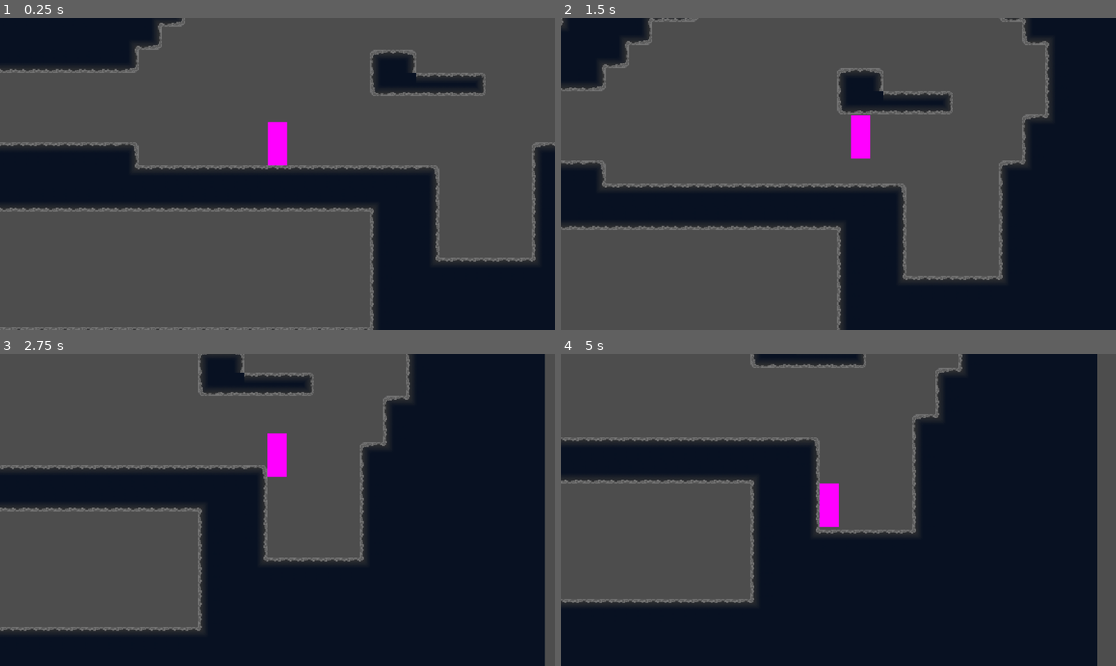
Above: before the commit, frames 1-4 (two rows, left to right).
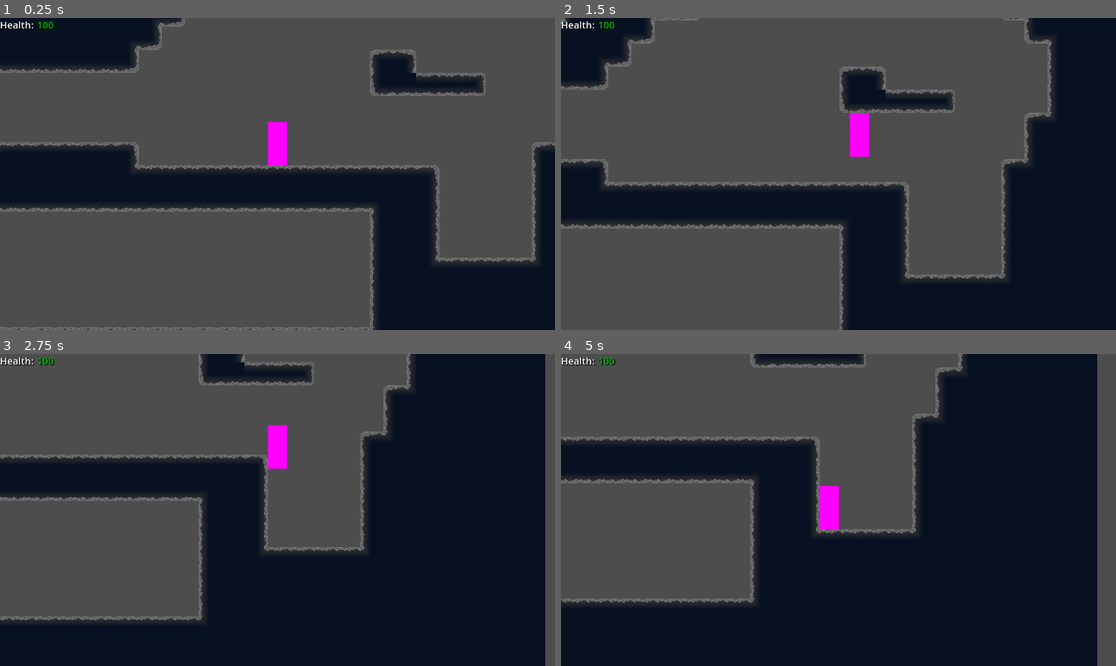
Above: after the commit, the same moments.

Repository: thebrightspark/PirateJam16-Game
Game: Godot game, scene res://Levels/main_test.tscn
Two runs of this game, one before a commit and one after it. Both use one fixed random seed, a clock stepped at 60 frames per second and the inputs below.
Inputs:
- Up to frame 1 (0.25 s): no input
- Up to frame 2 (1.5 s): hold Space (Jump) 0.53-1.28 s; hold D (Right) from 0.53 s (still down); tap Space (Jump) at 1.35 s
- Up to frame 3 (2.75 s): tap Space (Jump) at 1.52, 1.82 s; release D (Right) at 2.03 s; hold A (Left) from 2.03 s (still down); hold Space (Jump) from 2.03 s (still down)
- Up to frame 4 (5 s): release A (Left) at 2.78 s; release Space (Jump) at 2.78 s; hold D (Right) 2.78-4.28 s; tap Space (Jump) at 2.85, 3.02, 3.32, 4.35, 4.52, 4.82 s; hold Space (Jump) 3.53-4.28 s; hold A (Left) from 4.28 s (still down)

The runs differ from the first frame. In frame 1, 0.1% of the frame differs, in the area x 0-10%, y 1-4%; in frame 2, 3.4%; in frame 3, 9.1%, in the area x 0-99%, y 0-100%; in frame 4, 0.7%.

Commit message:
Fix player collision weirdness and added health overlay

Diff:
--- a/Levels/main_test.tscn
+++ b/Levels/main_test.tscn
@@ -1,118 +1,114 @@
-[gd_scene load_steps=41 format=4 uid="uid://duc4g66hghsk4"]
+[gd_scene load_steps=40 format=4 uid="uid://duc4g66hghsk4"]
 
 [ext_resource type="Script" path="res://TilemapCollisionBaker.gd" id="1_05fr6"]
 [ext_resource type="TileSet" uid="uid://un2ciuhxt1p4" path="res://Assets/TileMap/LevelTileSet_01.tres" id="1_ra72m"]
-[ext_resource type="Script" path="res://Levels/player_controller.gd" id="2_4evqx"]
-
-[sub_resource type="RectangleShape2D" id="RectangleShape2D_cwekr"]
+[ext_resource type="PackedScene" uid="uid://b2f3nfgx1dfb8" path="res://player.tscn" id="3_c0c7p"]
+[ext_resource type="PackedScene" uid="uid://b3rfpyeibw7w2" path="res://Overlay/overlay.tscn" id="4_kbfsw"]
+
+[sub_resource type="RectangleShape2D" id="RectangleShape2D_12780"]
 size = Vector2(120, 192)
 
-[sub_resource type="RectangleShape2D" id="RectangleShape2D_cdhdk"]
+[sub_resource type="RectangleShape2D" id="RectangleShape2D_48q17"]
 size = Vector2(144, 24)
 
-[sub_resource type="RectangleShape2D" id="RectangleShape2D_l1f3t"]
+[sub_resource type="RectangleShape2D" id="RectangleShape2D_fs4nr"]
 size = Vector2(168, 96)
 
-[sub_resource type="RectangleShape2D" id="RectangleShape2D_eb0oh"]
+[sub_resource type="RectangleShape2D" id="RectangleShape2D_1ea3q"]
 size = Vector2(168, 48)
 
-[sub_resource type="RectangleShape2D" id="RectangleShape2D_wkcu5"]
+[sub_resource type="RectangleShape2D" id="RectangleShape2D_ctf7f"]
 size = Vector2(192, 24)
 
-[sub_resource type="RectangleShape2D" id="RectangleShape2D_ijm2w"]
+[sub_resource type="RectangleShape2D" id="RectangleShape2D_qqqrr"]
 size = Vector2(216, 72)
 
-[sub_resource type="RectangleShape2D" id="RectangleShape2D_mbqb4"]
+[sub_resource type="RectangleShape2D" id="RectangleShape2D_8255d"]
 size = Vector2(360, 24)
 
-[sub_resource type="RectangleShape2D" id="RectangleShape2D_54453"]
+[sub_resource type="RectangleShape2D" id="RectangleShape2D_js5bj"]
 size = Vector2(408, 24)
 
-[sub_resource type="RectangleShape2D" id="RectangleShape2D_5a13s"]
+[sub_resource type="RectangleShape2D" id="RectangleShape2D_h7ihk"]
 size = Vector2(456, 24)
 
-[sub_resource type="RectangleShape2D" id="RectangleShape2D_bkjk3"]
+[sub_resource type="RectangleShape2D" id="RectangleShape2D_8vb0i"]
 size = Vector2(480, 24)
 
-[sub_resource type="RectangleShape2D" id="RectangleShape2D_3u450"]
+[sub_resource type="RectangleShape2D" id="RectangleShape2D_sa4nt"]
 size = Vector2(504, 24)
 
-[sub_resource type="RectangleShape2D" id="RectangleShape2D_nm1eh"]
+[sub_resource type="RectangleShape2D" id="RectangleShape2D_vcqnm"]
 size = Vector2(552, 24)
 
-[sub_resource type="RectangleShape2D" id="RectangleShape2D_cgoh5"]
+[sub_resource type="RectangleShape2D" id="RectangleShape2D_6r2qh"]
 size = Vector2(312, 24)
 
-[sub_resource type="RectangleShape2D" id="RectangleShape2D_cqb87"]
+[sub_resource type="RectangleShape2D" id="RectangleShape2D_liy1e"]
 size = Vector2(624, 48)
 
-[sub_resource type="RectangleShape2D" id="RectangleShape2D_i0yb4"]
+[sub_resource type="RectangleShape2D" id="RectangleShape2D_topfj"]
 size = Vector2(144, 24)
 
-[sub_resource type="RectangleShape2D" id="RectangleShape2D_6lhsn"]
+[sub_resource type="RectangleShape2D" id="RectangleShape2D_e22ax"]
 size = Vector2(216, 48)
 
-[sub_resource type="RectangleShape2D" id="RectangleShape2D_ncn4m"]
+[sub_resource type="RectangleShape2D" id="RectangleShape2D_4thaf"]
 size = Vector2(1056, 120)
 
-[sub_resource type="RectangleShape2D" id="RectangleShape2D_vaqs4"]
+[sub_resource type="RectangleShape2D" id="RectangleShape2D_os65a"]
 size = Vector2(192, 24)
 
-[sub_resource type="RectangleShape2D" id="RectangleShape2D_wyryl"]
+[sub_resource type="RectangleShape2D" id="RectangleShape2D_80fjq"]
 size = Vector2(1056, 120)
 
-[sub_resource type="RectangleShape2D" id="RectangleShape2D_27st6"]
+[sub_resource type="RectangleShape2D" id="RectangleShape2D_7m5i6"]
 size = Vector2(168, 24)
 
-[sub_resource type="RectangleShape2D" id="RectangleShape2D_c73tf"]
+[sub_resource type="RectangleShape2D" id="RectangleShape2D_fbvgk"]
 size = Vector2(48, 24)
 
-[sub_resource type="RectangleShape2D" id="RectangleShape2D_1tnbh"]
+[sub_resource type="RectangleShape2D" id="RectangleShape2D_2twxx"]
 size = Vector2(72, 48)
 
-[sub_resource type="RectangleShape2D" id="RectangleShape2D_daksf"]
+[sub_resource type="RectangleShape2D" id="RectangleShape2D_8sl3d"]
 size = Vector2(120, 24)
 
-[sub_resource type="RectangleShape2D" id="RectangleShape2D_eggov"]
+[sub_resource type="RectangleShape2D" id="RectangleShape2D_pwl3k"]
 size = Vector2(120, 24)
 
-[sub_resource type="RectangleShape2D" id="RectangleShape2D_mhi5u"]
+[sub_resource type="RectangleShape2D" id="RectangleShape2D_i66nj"]
 size = Vector2(360, 24)
 
-[sub_resource type="RectangleShape2D" id="RectangleShape2D_nx402"]
+[sub_resource type="RectangleShape2D" id="RectangleShape2D_o7dqs"]
 size = Vector2(360, 24)
 
-[sub_resource type="RectangleShape2D" id="RectangleShape2D_g3o13"]
+[sub_resource type="RectangleShape2D" id="RectangleShape2D_a5wcc"]
 size = Vector2(360, 72)
 
-[sub_resource type="RectangleShape2D" id="RectangleShape2D_b34y8"]
+[sub_resource type="RectangleShape2D" id="RectangleShape2D_2t1yk"]
 size = Vector2(312, 24)
 
-[sub_resource type="RectangleShape2D" id="RectangleShape2D_4ugl7"]
+[sub_resource type="RectangleShape2D" id="RectangleShape2D_isjfl"]
 size = Vector2(288, 24)
 
-[sub_resource type="RectangleShape2D" id="RectangleShape2D_r1may"]
+[sub_resource type="RectangleShape2D" id="RectangleShape2D_fj86f"]
 size = Vector2(192, 24)
 
-[sub_resource type="RectangleShape2D" id="RectangleShape2D_mn2qu"]
+[sub_resource type="RectangleShape2D" id="RectangleShape2D_8ag2y"]
 size = Vector2(192, 96)
 
-[sub_resource type="RectangleShape2D" id="RectangleShape2D_t2biv"]
+[sub_resource type="RectangleShape2D" id="RectangleShape2D_8huap"]
 size = Vector2(192, 120)
 
-[sub_resource type="RectangleShape2D" id="RectangleShape2D_ce35v"]
+[sub_resource type="RectangleShape2D" id="RectangleShape2D_nf26c"]
 size = Vector2(168, 24)
 
-[sub_resource type="RectangleShape2D" id="RectangleShape2D_3pm4g"]
+[sub_resource type="RectangleShape2D" id="RectangleShape2D_hlhm3"]
 size = Vector2(168, 48)
 
-[sub_resource type="RectangleShape2D" id="RectangleShape2D_0qelp"]
+[sub_resource type="RectangleShape2D" id="RectangleShape2D_4hyl2"]
 size = Vector2(144, 72)
-
-[sub_resource type="CapsuleShape2D" id="CapsuleShape2D_74hco"]
-
-[sub_resource type="PlaceholderTexture2D" id="PlaceholderTexture2D_nyjlq"]
-size = Vector2(20, 45)
 
 [node name="Node2D" type="Node2D"]
 
@@ -120,170 +116,152 @@
 tile_map_data = PackedByteArray("AAD6/wAAAQABAAAAAAD7/wAAAQABAAAAAAD+/wAAAQABAAAAAAD//wAAAQABAAAAAAAAAAAAAQABAAAAAAABAA …(16224 unchanged characters)…
 tile_set = ExtResource("1_ra72m")
 
-[node name="StaticBody2D" type="StaticBody2D" parent="TileMapLayer"]
+[node name="BakedCollisions" type="StaticBody2D" parent="TileMapLayer"]
 script = ExtResource("1_05fr6")
 tilemaplayers_nodepaths = Array[NodePath]([NodePath("..")])
 
-[node name="CollisionShape2D" type="CollisionShape2D" parent="TileMapLayer/StaticBody2D"]
+[node name="CollisionShape2D" type="CollisionShape2D" parent="TileMapLayer/BakedCollisions"]
 position = Vector2(-540, 0)
-shape = SubResource("RectangleShape2D_cwekr")
-
-[node name="CollisionShape2D2" type="CollisionShape2D" parent="TileMapLayer/StaticBody2D"]
+shape = SubResource("RectangleShape2D_12780")
+
+[node name="CollisionShape2D2" type="CollisionShape2D" parent="TileMapLayer/BakedCollisions"]
 position = Vector2(-528, 108)
-shape = SubResource("RectangleShape2D_cdhdk")
-
-[node name="CollisionShape2D3" type="CollisionShape2D" parent="TileMapLayer/StaticBody2D"]
+shape = SubResource("RectangleShape2D_48q17")
+
+[node name="CollisionShape2D3" type="CollisionShape2D" parent="TileMapLayer/BakedCollisions"]
 position = Vector2(-516, -216)
-shape = SubResource("RectangleShape2D_l1f3t")
-
-[node name="CollisionShape2D4" type="CollisionShape2D" parent="TileMapLayer/StaticBody2D"]
+shape = SubResource("RectangleShape2D_fs4nr")
+
+[node name="CollisionShape2D4" type="CollisionShape2D" parent="TileMapLayer/BakedCollisions"]
 position = Vector2(-516, 144)
-shape = SubResource("RectangleShape2D_eb0oh")
-
-[node name="CollisionShape2D5" type="CollisionShape2D" parent="TileMapLayer/StaticBody2D"]
+shape = SubResource("RectangleShape2D_1ea3q")
+
+[node name="CollisionShape2D5" type="CollisionShape2D" parent="TileMapLayer/BakedCollisions"]
 position = Vector2(-504, -276)
-shape = SubResource("RectangleShape2D_wkcu5")
-
-[node name="CollisionShape2D6" type="CollisionShape2D" parent="TileMapLayer/StaticBody2D"]
+shape = SubResource("RectangleShape2D_ctf7f")
+
+[node name="CollisionShape2D6" type="CollisionShape2D" parent="TileMapLayer/BakedCollisions"]
 position = Vector2(-492, -324)
-shape = SubResource("RectangleShape2D_ijm2w")
-
-[node name="CollisionShape2D7" type="CollisionShape2D" parent="TileMapLayer/StaticBody2D"]
+shape = SubResource("RectangleShape2D_qqqrr")
+
+[node name="CollisionShape2D7" type="CollisionShape2D" parent="TileMapLayer/BakedCollisions"]
 position = Vector2(-420, -372)
-shape = SubResource("RectangleShape2D_mbqb4")
-
-[node name="CollisionShape2D8" type="CollisionShape2D" parent="TileMapLayer/StaticBody2D"]
+shape = SubResource("RectangleShape2D_8255d")
+
+[node name="CollisionShape2D8" type="CollisionShape2D" parent="TileMapLayer/BakedCollisions"]
 position = Vector2(-396, -396)
-shape = SubResource("RectangleShape2D_54453")
-
-[node name="CollisionShape2D9" type="CollisionShape2D" parent="TileMapLayer/StaticBody2D"]
+shape = SubResource("RectangleShape2D_js5bj")
+
+[node name="CollisionShape2D9" type="CollisionShape2D" parent="TileMapLayer/BakedCollisions"]
 position = Vector2(-372, -108)
-shape = SubResource("RectangleShape2D_5a13s")
-
-[node name="CollisionShape2D10" type="CollisionShape2D" parent="TileMapLayer/StaticBody2D"]
+shape = SubResource("RectangleShape2D_h7ihk")
+
+[node name="CollisionShape2D10" type="CollisionShape2D" parent="TileMapLayer/BakedCollisions"]
 position = Vector2(-360, -132)
-shape = SubResource("RectangleShape2D_bkjk3")
-
-[node name="CollisionShape2D11" type="CollisionShape2D" parent="TileMapLayer/StaticBody2D"]
+shape = SubResource("RectangleShape2D_8vb0i")
+
+[node name="CollisionShape2D11" type="CollisionShape2D" parent="TileMapLayer/BakedCollisions"]
 position = Vector2(-348, -156)
-shape = SubResource("RectangleShape2D_3u450")
-
-[node name="CollisionShape2D12" type="CollisionShape2D" parent="TileMapLayer/StaticBody2D"]
+shape = SubResource("RectangleShape2D_sa4nt")
+
+[node name="CollisionShape2D12" type="CollisionShape2D" parent="TileMapLayer/BakedCollisions"]
 position = Vector2(-324, -420)
-shape = SubResource("RectangleShape2D_nm1eh")
-
-[node name="CollisionShape2D13" type="CollisionShape2D" parent="TileMapLayer/StaticBody2D"]
+shape = SubResource("RectangleShape2D_vcqnm")
+
+[node name="CollisionShape2D13" type="CollisionShape2D" parent="TileMapLayer/BakedCollisions"]
 position = Vector2(-300, -12)
-shape = SubResource("RectangleShape2D_cgoh5")
-
-[node name="CollisionShape2D14" type="CollisionShape2D" parent="TileMapLayer/StaticBody2D"]
+shape = SubResource("RectangleShape2D_6r2qh")
+
+[node name="CollisionShape2D14" type="CollisionShape2D" parent="TileMapLayer/BakedCollisions"]
 position = Vector2(-144, 24)
-shape = SubResource("RectangleShape2D_cqb87")
-
-[node name="CollisionShape2D15" type="CollisionShape2D" parent="TileMapLayer/StaticBody2D"]
+shape = SubResource("RectangleShape2D_liy1e")
+
+[node name="CollisionShape2D15" type="CollisionShape2D" parent="TileMapLayer/BakedCollisions"]
 position = Vector2(-120, -180)
-shape = SubResource("RectangleShape2D_i0yb4")
-
-[node name="CollisionShape2D16" type="CollisionShape2D" parent="TileMapLayer/StaticBody2D"]
+shape = SubResource("RectangleShape2D_topfj")
+
+[node name="CollisionShape2D16" type="CollisionShape2D" parent="TileMapLayer/BakedCollisions"]
 position = Vector2(-84, -216)
-shape = SubResource("RectangleShape2D_6lhsn")
-
-[node name="CollisionShape2D17" type="CollisionShape2D" parent="TileMapLayer/StaticBody2D"]
+shape = SubResource("RectangleShape2D_e22ax")
+
+[node name="CollisionShape2D17" type="CollisionShape2D" parent="TileMapLayer/BakedCollisions"]
 position = Vector2(-72, -492)
-shape = SubResource("RectangleShape2D_ncn4m")
-
-[node name="CollisionShape2D18" type="CollisionShape2D" parent="TileMapLayer/StaticBody2D"]
+shape = SubResource("RectangleShape2D_4thaf")
+
+[node name="CollisionShape2D18" type="CollisionShape2D" parent="TileMapLayer/BakedCollisions"]
 position = Vector2(-72, -252)
-shape = SubResource("RectangleShape2D_vaqs4")
-
-[node name="CollisionShape2D19" type="CollisionShape2D" parent="TileMapLayer/StaticBody2D"]
+shape = SubResource("RectangleShape2D_os65a")
+
+[node name="CollisionShape2D19" type="CollisionShape2D" parent="TileMapLayer/BakedCollisions"]
 position = Vector2(-72, 228)
-shape = SubResource("RectangleShape2D_wyryl")
-
-[node name="CollisionShape2D20" type="CollisionShape2D" parent="TileMapLayer/StaticBody2D"]
+shape = SubResource("RectangleShape2D_80fjq")
+
+[node name="CollisionShape2D20" type="CollisionShape2D" parent="TileMapLayer/BakedCollisions"]
 position = Vector2(-60, -276)
-shape = SubResource("RectangleShape2D_27st6")
-
-[node name="CollisionShape2D21" type="CollisionShape2D" parent="TileMapLayer/StaticBody2D"]
+shape = SubResource("RectangleShape2D_7m5i6")
+
+[node name="CollisionShape2D21" type="CollisionShape2D" parent="TileMapLayer/BakedCollisions"]
 position = Vector2(120, -108)
-shape = SubResource("RectangleShape2D_c73tf")
-
-[node name="CollisionShape2D22" type="CollisionShape2D" parent="TileMapLayer/StaticBody2D"]
+shape = SubResource("RectangleShape2D_fbvgk")
+
+[node name="CollisionShape2D22" type="CollisionShape2D" parent="TileMapLayer/BakedCollisions"]
 position = Vector2(132, 72)
-shape = SubResource("RectangleShape2D_1tnbh")
-
-[node name="CollisionShape2D23" type="CollisionShape2D" parent="TileMapLayer/StaticBody2D"]
+shape = SubResource("RectangleShape2D_2twxx")
+
+[node name="CollisionShape2D23" type="CollisionShape2D" parent="TileMapLayer/BakedCollisions"]
 position = Vector2(156, -252)
-shape = SubResource("RectangleShape2D_daksf")
-
-[node name="CollisionShape2D24" type="CollisionShape2D" parent="TileMapLayer/StaticBody2D"]
+shape = SubResource("RectangleShape2D_8sl3d")
+
+[node name="CollisionShape2D24" type="CollisionShape2D" parent="TileMapLayer/BakedCollisions"]
 position = Vector2(156, -84)
-shape = SubResource("RectangleShape2D_eggov")
-
-[node name="CollisionShape2D25" type="CollisionShape2D" parent="TileMapLayer/StaticBody2D"]
+shape = SubResource("RectangleShape2D_pwl3k")
+
+[node name="CollisionShape2D25" type="CollisionShape2D" parent="TileMapLayer/BakedCollisions"]
 position = Vector2(276, -420)
-shape = SubResource("RectangleShape2D_mhi5u")
-
-[node name="CollisionShape2D26" type="CollisionShape2D" parent="TileMapLayer/StaticBody2D"]
+shape = SubResource("RectangleShape2D_i66nj")
+
+[node name="CollisionShape2D26" type="CollisionShape2D" parent="TileMapLayer/BakedCollisions"]
 position = Vector2(276, -276)
-shape = SubResource("RectangleShape2D_nx402")
-
-[node name="CollisionShape2D27" type="CollisionShape2D" parent="TileMapLayer/StaticBody2D"]
+shape = SubResource("RectangleShape2D_o7dqs")
+
+[node name="CollisionShape2D27" type="CollisionShape2D" parent="TileMapLayer/BakedCollisions"]
 position = Vector2(276, 132)
-shape = SubResource("RectangleShape2D_g3o13")
-
-[node name="CollisionShape2D28" type="CollisionShape2D" parent="TileMapLayer/StaticBody2D"]
+shape = SubResource("RectangleShape2D_a5wcc")
+
+[node name="CollisionShape2D28" type="CollisionShape2D" parent="TileMapLayer/BakedCollisions"]
 position = Vector2(300, -396)
-shape = SubResource("RectangleShape2D_b34y8")
-
-[node name="CollisionShape2D29" type="CollisionShape2D" parent="TileMapLayer/StaticBody2D"]
+shape = SubResource("RectangleShape2D_2t1yk")
+
+[node name="CollisionShape2D29" type="CollisionShape2D" parent="TileMapLayer/BakedCollisions"]
 position = Vector2(312, -372)
-shape = SubResource("RectangleShape2D_4ugl7")
-
-[node name="CollisionShape2D30" type="CollisionShape2D" parent="TileMapLayer/StaticBody2D"]
+shape = SubResource("RectangleShape2D_isjfl")
+
+[node name="CollisionShape2D30" type="CollisionShape2D" parent="TileMapLayer/BakedCollisions"]
 position = Vector2(360, -348)
-shape = SubResource("RectangleShape2D_r1may")
-
-[node name="CollisionShape2D31" type="CollisionShape2D" parent="TileMapLayer/StaticBody2D"]
+shape = SubResource("RectangleShape2D_fj86f")
+
+[node name="CollisionShape2D31" type="CollisionShape2D" parent="TileMapLayer/BakedCollisions"]
 position = Vector2(360, -216)
-shape = SubResource("RectangleShape2D_mn2qu")
-
-[node name="CollisionShape2D32" type="CollisionShape2D" parent="TileMapLayer/StaticBody2D"]
+shape = SubResource("RectangleShape2D_8ag2y")
+
+[node name="CollisionShape2D32" type="CollisionShape2D" parent="TileMapLayer/BakedCollisions"]
 position = Vector2(360, 36)
-shape = SubResource("RectangleShape2D_t2biv")
-
-[node name="CollisionShape2D33" type="CollisionShape2D" parent="TileMapLayer/StaticBody2D"]
+shape = SubResource("RectangleShape2D_8huap")
+
+[node name="CollisionShape2D33" type="CollisionShape2D" parent="TileMapLayer/BakedCollisions"]
 position = Vector2(372, -156)
-shape = SubResource("RectangleShape2D_ce35v")
-
-[node name="CollisionShape2D34" type="CollisionShape2D" parent="TileMapLayer/StaticBody2D"]
+shape = SubResource("RectangleShape2D_nf26c")
+
+[node name="CollisionShape2D34" type="CollisionShape2D" parent="TileMapLayer/BakedCollisions"]
 position = Vector2(372, -48)
-shape = SubResource("RectangleShape2D_3pm4g")
-
-[node name="CollisionShape2D35" type="CollisionShape2D" parent="TileMapLayer/StaticBody2D"]
+shape = SubResource("RectangleShape2D_hlhm3")
+
+[node name="CollisionShape2D35" type="CollisionShape2D" parent="TileMapLayer/BakedCollisions"]
 position = Vector2(384, -108)
-shape = SubResource("RectangleShape2D_0qelp")
-
-[node name="CharacterBody2D" type="CharacterBody2D" parent="."]
-position = Vector2(0, -45)
-script = ExtResource("2_4evqx")
-
-[node name="CollisionShape2D" type="CollisionShape2D" parent="CharacterBody2D"]
-scale = Vector2(1, 1.5)
-shape = SubResource("CapsuleShape2D_74hco")
-
-[node name="Sprite2D" type="Sprite2D" parent="CharacterBody2D"]
-texture = SubResource("PlaceholderTexture2D_nyjlq")
-
-[node name="Camera2D" type="Camera2D" parent="CharacterBody2D"]
-position = Vector2(0, 45)
-zoom = Vector2(2, 2)
-position_smoothing_enabled = true
-
-[node name="Overlay" type="CanvasLayer" parent="."]
-
-[node name="Menu" type="Control" parent="Overlay"]
-layout_mode = 3
-anchors_preset = 0
-offset_right = 40.0
-offset_bottom = 40.0
+shape = SubResource("RectangleShape2D_4hyl2")
+
+[node name="Player" parent="." instance=ExtResource("3_c0c7p")]
+floor_constant_speed = true
+
+[node name="Overlay" parent="." node_paths=PackedStringArray("player") instance=ExtResource("4_kbfsw")]
+player = NodePath("../Player")
--- a/Levels/player_controller.gd
+++ b/Levels/player_controller.gd
@@ -1,20 +1,20 @@
 extends CharacterBody2D
 
+@export var MAX_HEALTH = 100
+@export var HEALTH = MAX_HEALTH
 @export var SPEED = 150.0
-@export var JUMP_VELOCITY = -400.0
-
-func _init() -> void:
-	floor_max_angle = deg_to_rad(0)
+@export var JUMP_VELOCITY = 400.0
 
 func _physics_process(delta: float) -> void:
-	# Add the gravity.
+	# Add the gravity
 	if not is_on_floor():
 		velocity += get_gravity() * delta
 
-	# Handle jump.
+	# Handle jump
 	if Input.is_action_pressed("Jump") and is_on_floor():
-		velocity.y = JUMP_VELOCITY
+		velocity.y = -JUMP_VELOCITY
 
+	# Handle horizontal movement
 	if Input.is_action_pressed("Left"):
 		velocity.x = -SPEED
 	elif Input.is_action_pressed("Right"):
--- /dev/null
+++ b/Overlay/overlay.gd
@@ -0,0 +1,29 @@
+extends CanvasLayer
+
+@export var player: CharacterBody2D
+@export var health_gradient: GradientTexture1D
+
+var health_label: Label
+
+var last_health = 0
+
+func _ready() -> void:
+	health_label = get_node("HealthValueLabel")
+	pass # Replace with function body.
+
+func _process(delta: float) -> void:
+	update_health()
+
+func update_health() -> void:
+	var health = player.HEALTH
+	if health == last_health:
+		return
+	last_health = health
+	health_label.text = str(health)
+	health_label.label_settings.font_color = get_health_color(health, player.MAX_HEALTH)
+
+func get_health_color(health, max_health) -> Color:
+	var healthPercentage = health / max_health
+	var width = health_gradient.get_width() - 1
+	var pos = width * healthPercentage
+	return health_gradient.get_image().get_pixel(pos, 0)
--- /dev/null
+++ b/Overlay/overlay.tscn
@@ -0,0 +1,29 @@
+[gd_scene load_steps=6 format=3 uid="uid://b3rfpyeibw7w2"]
+
+[ext_resource type="Script" path="res://Overlay/overlay.gd" id="1_a2ovv"]
+[ext_resource type="LabelSettings" uid="uid://bfaraencvmagc" path="res://Overlay/overlay_label_settings.tres" id="2_qb3k6"]
+[ext_resource type="LabelSettings" uid="uid://dvu487aqvh00u" path="res://Overlay/overlay_health_label_settings.tres" id="3_e61ij"]
+
+[sub_resource type="Gradient" id="Gradient_bd0xy"]
+interpolation_mode = 2
+offsets = PackedFloat32Array(0, 0.518987, 1)
+colors = PackedColorArray(0.741176, 0, 0, 1, 0.741176, 0.741176, 0, 1, 0, 0.741176, 0, 1)
+
+[sub_resource type="GradientTexture1D" id="GradientTexture1D_qmj6e"]
+gradient = SubResource("Gradient_bd0xy")
+
+[node name="Overlay" type="CanvasLayer"]
+script = ExtResource("1_a2ovv")
+health_gradient = SubResource("GradientTexture1D_qmj6e")
+
+[node name="HealthLabel" type="Label" parent="."]
+offset_right = 40.0
+offset_bottom = 23.0
+text = "Health:"
+label_settings = ExtResource("2_qb3k6")
+
+[node name="HealthValueLabel" type="Label" parent="."]
+offset_left = 77.0
+offset_right = 147.0
+offset_bottom = 28.0
+label_settings = ExtResource("3_e61ij")
--- /dev/null
+++ b/Overlay/overlay_health_label_settings.tres
@@ -0,0 +1,8 @@
+[gd_resource type="LabelSettings" format=3 uid="uid://dvu487aqvh00u"]
+
+[resource]
+font_size = 20
+font_color = Color(1, 0.273989, 0.21327, 1)
+shadow_size = 2
+shadow_color = Color(0, 0, 0, 1)
+shadow_offset = Vector2(1.5, 1.5)
--- /dev/null
+++ b/Overlay/overlay_label_settings.tres
@@ -0,0 +1,7 @@
+[gd_resource type="LabelSettings" format=3 uid="uid://bfaraencvmagc"]
+
+[resource]
+font_size = 20
+shadow_size = 2
+shadow_color = Color(0, 0, 0, 1)
+shadow_offset = Vector2(1.5, 1.5)
--- /dev/null
+++ b/player.tscn
@@ -0,0 +1,24 @@
+[gd_scene load_steps=4 format=3 uid="uid://b2f3nfgx1dfb8"]
+
+[ext_resource type="Script" path="res://Levels/player_controller.gd" id="1_f71sg"]
+
+[sub_resource type="CapsuleShape2D" id="CapsuleShape2D_74hco"]
+height = 45.0
+
+[sub_resource type="PlaceholderTexture2D" id="PlaceholderTexture2D_nyjlq"]
+size = Vector2(20, 45)
+
+[node name="CharacterBody2D" type="CharacterBody2D"]
+position = Vector2(0, -45)
+script = ExtResource("1_f71sg")
+
+[node name="CollisionShape2D" type="CollisionShape2D" parent="."]
+shape = SubResource("CapsuleShape2D_74hco")
+
+[node name="Sprite2D" type="Sprite2D" parent="."]
+texture = SubResource("PlaceholderTexture2D_nyjlq")
+
+[node name="Camera2D" type="Camera2D" parent="."]
+position = Vector2(0, 45)
+zoom = Vector2(2, 2)
+position_smoothing_enabled = true
--- a/project.godot
+++ b/project.godot
@@ -36,7 +36,7 @@
 "events": [Object(InputEventKey,"resource_local_to_scene":false,"resource_name":"","device":-1,"window_id":0,"alt_press …(191 unchanged characters)…
 ]
 }
-Attack={
+Click={
 "deadzone": 0.5,
 "events": [Object(InputEventMouseButton,"resource_local_to_scene":false,"resource_name":"","device":-1,"window_id":0,"a …(253 unchanged characters)…
 ]
